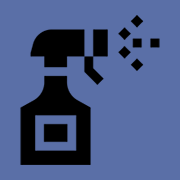
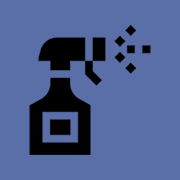
Layer changes from the first 180×180 image to the second:
added layer "Layer 4" above "Layer 3" over [29, 25, 151, 155]
hid "Layer 3" over [20, 15, 160, 165]
